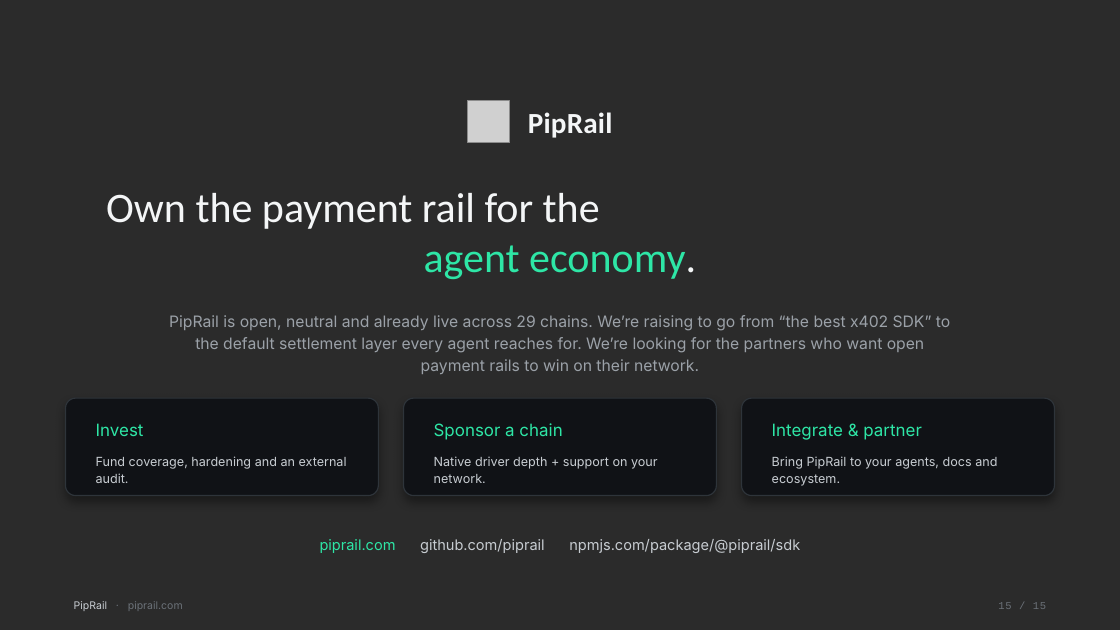
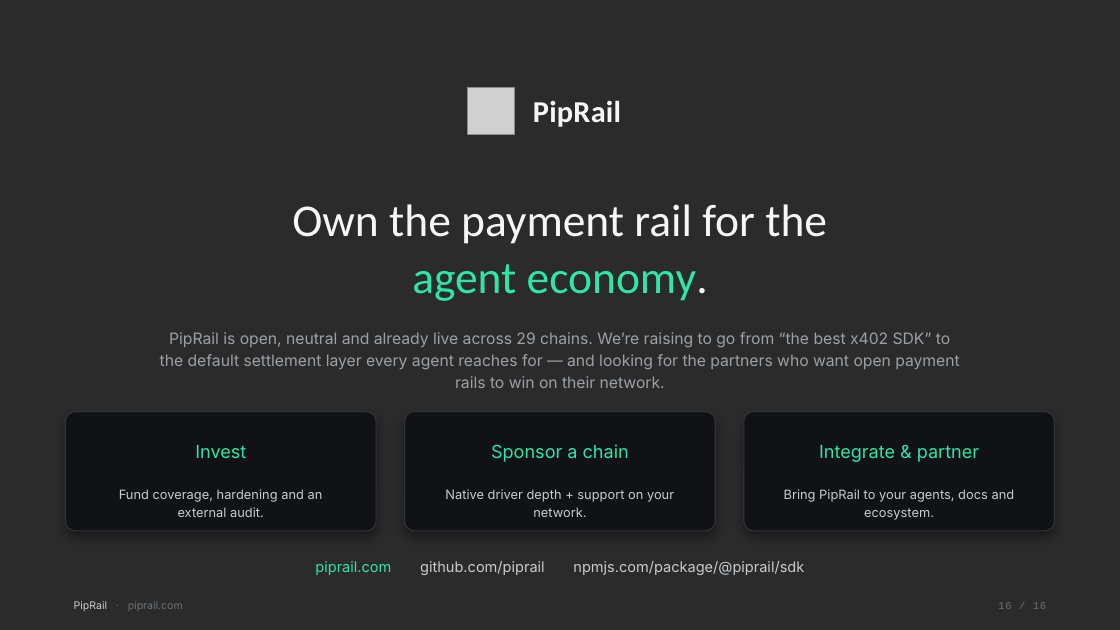
Before and after one commit to piprail/piprail, a slide deck: slide 16 of .claude/skills/branding/design/deck/PipRail-deck.pptx (slide 15 before the commit). Drawn at 1120x630 pixels with LibreOffice and Linux fonts; fonts in the diff are those of the drawing; grey boxes stand for pictures; background and template pictures are left out; a plain dark background stands for a picture behind light text. Boxes give left, top, right and bottom in pixels: in the first picture for what was removed or moved away, otherwise in the second. Text is boxed around its words. In the diff, an @@ line names an element or a change of style, - is before the commit and + after.

```diff
--- a/.claude/skills/branding/design/deck/PipRail-deck.pptx
+++ b/.claude/skills/branding/design/deck/PipRail-deck.pptx
@@ picture: place and size @@
-picture at [468, 101, 510, 143]
+picture at [468, 87, 515, 134]
@@ text "PipRail": place and size @@
-text "PipRail" at [528, 112, 613, 138]
+text "PipRail" at [533, 100, 621, 127]
@@ text "PipRail" at [533, 100, 621, 127]: size 25 to 26 pt @@
@@ text at [292, 204, 827, 301]: text changed; size 36 to 39 pt @@
-Own the payment rail for the
-agent economy.
+Own the payment rail for the
+agent economy.
@@ text at [160, 332, 959, 388]: text changed @@
-PipRail is open, neutral and already live across 29 chains. We’re raising to go from “the best x402 SDK” to the default settlement layer every agent reaches for. We’re looking for the partners who want open payment rails to win on their network.
+PipRail is open, neutral and already live across 29 chains. We’re raising to go from “the best x402 SDK” to the default settlement layer every agent reaches for — and looking for the partners who want open payment rails to win on their network.
@@ rounded rectangle: place and size @@
-rounded rectangle at [66, 398, 378, 496]
+rounded rectangle at [66, 412, 376, 531]
@@ rounded rectangle: place and size @@
-rounded rectangle at [403, 398, 716, 496]
+rounded rectangle at [405, 412, 716, 531]
@@ proportions changed in 3 elements at [66, 412, 376, 531], [405, 412, 716, 531], [744, 412, 1055, 531] @@
@@ rounded rectangle: place and size @@
-rounded rectangle at [742, 398, 1054, 496]
+rounded rectangle at [744, 412, 1055, 531]
@@ size 14.5 to 15.5 pt; alignment left to centre in 3 elements at [491, 444, 629, 462], [819, 445, 979, 462], [195, 445, 246, 458] @@
@@ text "Invest": place and size @@
-text "Invest" at [96, 423, 144, 436]
+text "Invest" at [195, 445, 246, 458]
@@ text "Sponsor a chain": place and size @@
-text "Sponsor a chain" at [434, 423, 562, 440]
+text "Sponsor a chain" at [491, 444, 629, 462]
@@ text "Integrate & partner": place and size @@
-text "Integrate & partner" at [772, 423, 921, 440]
+text "Integrate & partner" at [819, 445, 979, 462]
@@ size 10.8 to 11 pt; alignment left to centre; line spacing 1.1 to 1.16 in 3 elements at [445, 489, 674, 517], [784, 489, 1015, 520], [119, 489, 323, 517] @@
@@ text "Fund coverage, hardening and an ...": place and size @@
-text "Fund coverage, hardening and an ..." at [96, 456, 347, 483]
+text "Fund coverage, hardening and an ..." at [119, 489, 323, 517]
@@ text "Native driver depth + support ...": place and size @@
-text "Native driver depth + support ..." at [434, 456, 658, 483]
+text "Native driver depth + support ..." at [445, 489, 674, 517]
@@ text "Bring PipRail to your agents, ...": place and size @@
-text "Bring PipRail to your agents, ..." at [772, 456, 997, 486]
+text "Bring PipRail to your agents, ..." at [784, 489, 1015, 520]
@@ text "piprail.com github.com/piprail npmjs.com/package/@piprail/sd ..." rewrapped from [320, 539, 800, 553] to [315, 561, 804, 575] @@
```
Also in this commit, not shown: 14 other slides changed, 1 slide added, 53 other files.
